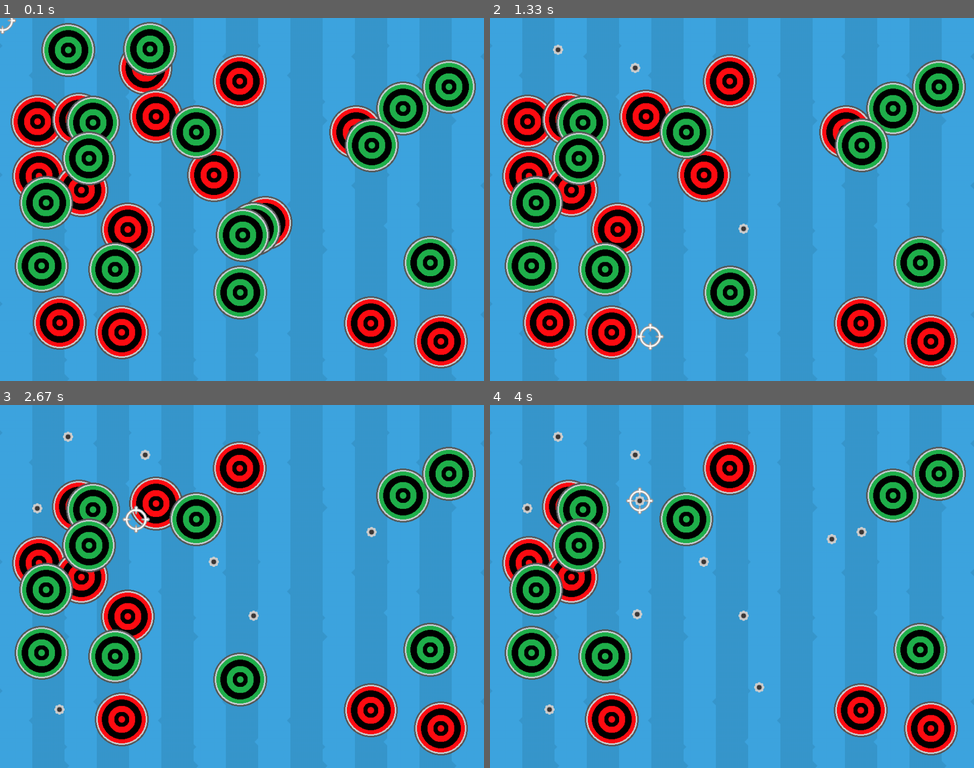
Above: before the commit, frames 1-4 (two rows, left to right).
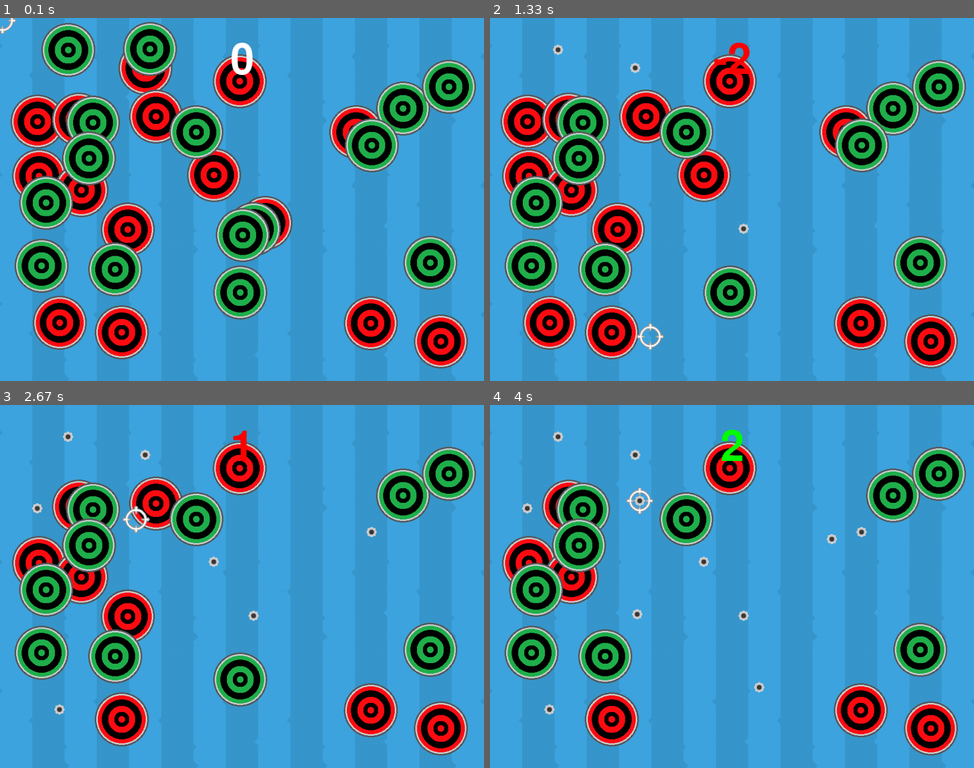
Above: after the commit, the same moments.

Repository: AmaralVinicius/pygame-tutorials
Game: pygame game, started from shooter (Sprites e Groups)/main.py
The game is run twice, just before and just after one commit, with the same random seed, the same clock (stepped at 60 frames per second) and the same inputs.
Inputs (mouse positions are in pixels of both pictures, inside the frame that each line leads up to):
- Up to frame 1 (0.1 s): no input
- Up to frame 2 (1.33 s): press the mouse at (741, 228) at 0.37 s; move the mouse to (790, 155) at 0.47 s; release the mouse at (838, 86) at 0.6 s; press the mouse at (635, 68) at 0.7 s; move the mouse to (688, 72) at 0.8 s; release the mouse at (741, 76) at 0.93 s; press the mouse at (557, 50) at 1.03 s; move the mouse to (601, 192) at 1.13 s; release the mouse at (649, 337) at 1.27 s
- Up to frame 3 (2.67 s): press the mouse at (58, 709) at 1.37 s; move the mouse to (232, 695) at 1.47 s; release the mouse at (411, 680) at 1.6 s; press the mouse at (38, 506) at 1.7 s; move the mouse to (106, 611) at 1.8 s; release the mouse at (179, 713) at 1.93 s; press the mouse at (212, 561) at 2.03 s; move the mouse to (251, 521) at 2.13 s; release the mouse at (295, 481) at 2.27 s; press the mouse at (372, 532) at 2.37 s; move the mouse to (251, 524) at 2.47 s; release the mouse at (135, 517) at 2.6 s
- Up to frame 4 (4 s): click (833, 539) at 2.72 s; click (635, 615) at 3.05 s; click (761, 688) at 3.38 s; click (640, 499) at 3.72 s

The runs differ from the first frame. In frame 1, 0.2% of the frame differs, in the area x 47-53%, y 6-16%; in frame 2, 0.2%; in frame 3, 0.1%; in frame 4, 0.2%.

Commit message:
Shooter - finalizado

Diff:
--- a/shooter (Sprites e Groups)/main.py
+++ b/shooter (Sprites e Groups)/main.py
@@ -19,26 +19,26 @@
 
 # Target class
 class Target(pygame.sprite.Sprite):
-    def __init__(self, image, pos):
+    def __init__(self, image, pos, value):
         super().__init__()
         self.image = image
         self.rect = self.image.get_rect()
         self.rect.topleft = pos
+        self.value = value
 
 # Crosshair class
 class Crosshair(pygame.sprite.Sprite):
-    def __init__(self, image, targets_group):
+    def __init__(self, image):
         super().__init__()
         self.image = image
         self.rect = self.image.get_rect()
         self.gunshoot = pygame.mixer.Sound('assets/gunshoot.ogg')
         self.release = True
-        self.targets_groups = targets_group
 
     def shoot(self):
         # Som e criação do tiro
         self.gunshoot.play()
-        shots_group.add(Shot(shot_image, self.rect.center, self.targets_groups))
+        shots_group.add(Shot(shot_image, self.rect.center))
 
     def update(self):
         # Controle de criação de tiros com cliques únicos do mouse
@@ -55,14 +55,14 @@
 
 # Shot class
 class Shot(pygame.sprite.Sprite):
-    def __init__(self, image, pos, targets_groups):
+    def __init__(self, image, pos):
         super().__init__()
         self.image = image
         self.rect = self.image.get_rect()
         self.rect.center = pos
         self.created_time = pygame.time.get_ticks()
-        self.targets_groups = targets_groups
         self.collisionable = True
+        self.targets_groups = (red_targets_group, green_targets_group)
 
     def update(self):
         self.current_time = pygame.time.get_ticks()
@@ -71,12 +71,49 @@
         if self.collisionable:
             for group in self.targets_groups:
                 for target in pygame.sprite.spritecollide(self, group,False):
-                    self.collisionable = False
-                    target.kill()
+                    self.collisionable = False # Desativa colisão do tiro, para não colidir com alvos novos caso sejam gerados
+                    scorer_group.sprites()[0].change_score(target.value) # Envia o valor do alvo para o score
+                    target.kill() # Deleta o alvo atingido
 
         # Deleta tiro se após 10 segundos
         if self.current_time - self.created_time >= 10000:
             self.kill()
+
+# Scorer class
+class Scorer(pygame.sprite.Sprite):
+    def __init__(self):
+        super().__init__()
+        self.font = pygame.font.SysFont("freesansbold", 125)
+        self.score = 0
+        self.last_score = 0
+        self.color = (255, 255, 255)
+
+    def change_score(self, value):
+        self.last_score = self.score
+        self.score += value
+
+        # O score será vermelho sempre que menor que 1
+        if self.score < 1:
+            self.color = (255, 0, 0)
+        else:
+            # O score será vermelho se o jogador tiver a pontuação diminuída (Acertou o alvo errado, com value negativo)
+            if self.last_score > self.score:
+                self.color = (255, 0, 0)
+            # O score será verde se o jogador tiver a pontuação aumentada (Acertou o alvo certo, com value positivo)
+            if self.last_score < self.score:
+                self.color = (0, 255, 0)
+
+    def update(self):
+        # Atualiza o score (a imagem) e a posição (o rect)
+        self.image, self.rect = text(self.font, self.color, str(self.score))
+        self.rect.center = (screen_width / 2, self.image.get_height())
+
+# Gerar texto e seu rect correspondente
+def text(font, color, text):
+    text_surface = font.render(text, True, color)
+    text_rect = text_surface.get_rect()
+
+    return text_surface, text_rect
 
 # Gerar Alvos
 def generate_targets(red_targets_group, green_targets_group, amount):
@@ -87,9 +124,9 @@
     # Gera alvos
     for i in range(1, amount + 1):
         if i % 2:
-            red_targets_group.add(Target(red_target_image, (random.randint(0, screen_width - red_target_image.get_width()), random.randint(0, screen_height - red_target_image.get_height()))))
+            red_targets_group.add(Target(red_target_image, (random.randint(0, screen_width - red_target_image.get_width()), random.randint(0, screen_height - red_target_image.get_height())), +1))
         else:
-            green_targets_group.add(Target(green_target_image, (random.randint(0, screen_width - green_target_image.get_width()), random.randint(0, screen_height - green_target_image.get_height()))))
+            green_targets_group.add(Target(green_target_image, (random.randint(0, screen_width - green_target_image.get_width()), random.randint(0, screen_height - green_target_image.get_height())), -1))
 
 # Red Targets
 red_target_image = pygame.image.load('assets/red_target.png').convert()
@@ -104,12 +141,15 @@
 # Crosshair
 crosshair_image = pygame.image.load('assets/mouse.png').convert()
 crosshair_image.set_colorkey((0, 0, 0))
-crosshair_group = pygame.sprite.GroupSingle(Crosshair(crosshair_image, (red_targets_group, green_targets_group)))
+crosshair_group = pygame.sprite.GroupSingle(Crosshair(crosshair_image))
 
 # Shot
 shot_image = pygame.image.load('assets/shotmark.png').convert()
 shot_image.set_colorkey((255, 255, 255))
 shots_group = pygame.sprite.Group()
+
+# Scorer
+scorer_group = pygame.sprite.GroupSingle(Scorer())
 
 # Loop principal
 while run:
@@ -127,10 +167,15 @@
     # Draw e Update dos grupos
     shots_group.update()
     shots_group.draw(screen)
+
     red_targets_group.draw(screen)
     green_targets_group.draw(screen)
+
     crosshair_group.update()
     crosshair_group.draw(screen)
+
+    scorer_group.update()
+    scorer_group.draw(screen)
 
     # Gera novos alvos e desativa colisão dos tiros restantes na tela
     if red_targets_group.__len__() == 0:
